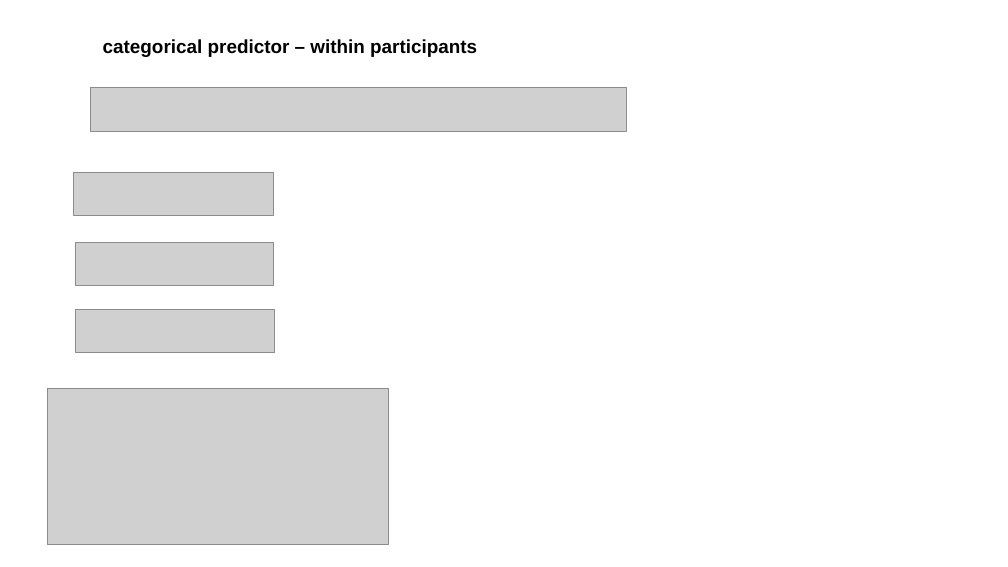
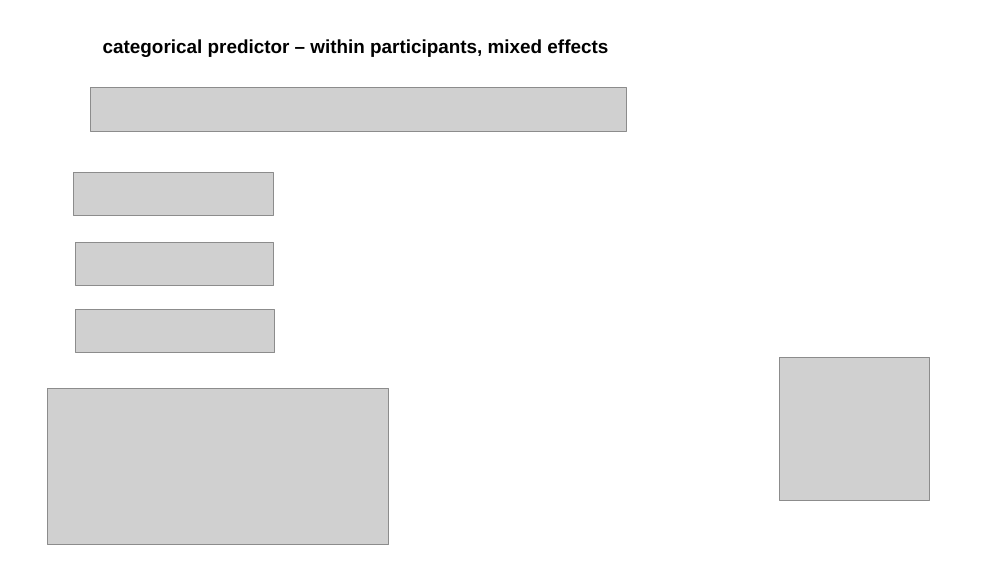
Before and after one commit to FPupillo/LMM_workshop, a slide deck: slide 69 of PPT_LMM.odp (slide 59 before the commit). Drawn at 1008x567 pixels with LibreOffice and Linux fonts; fonts in the diff are those of the drawing; grey boxes stand for pictures. Boxes give left, top, right and bottom in pixels: in the first picture for what was removed or moved away, otherwise in the second. Text is boxed around its words. In the diff, an @@ line names an element or a change of style, - is before the commit and + after.

```diff
--- a/PPT_LMM.odp
+++ b/PPT_LMM.odp
@@ text at bbox=[103, 39, 608, 57]: text changed @@
-categorical predictor – within participants
+categorical predictor – within participants, mixed effects
@@ picture added at bbox=[780, 357, 930, 500] @@
```
Also in this commit, not shown: 34 other slides changed, 18 slides added, 5 slides removed, 6 other files.
